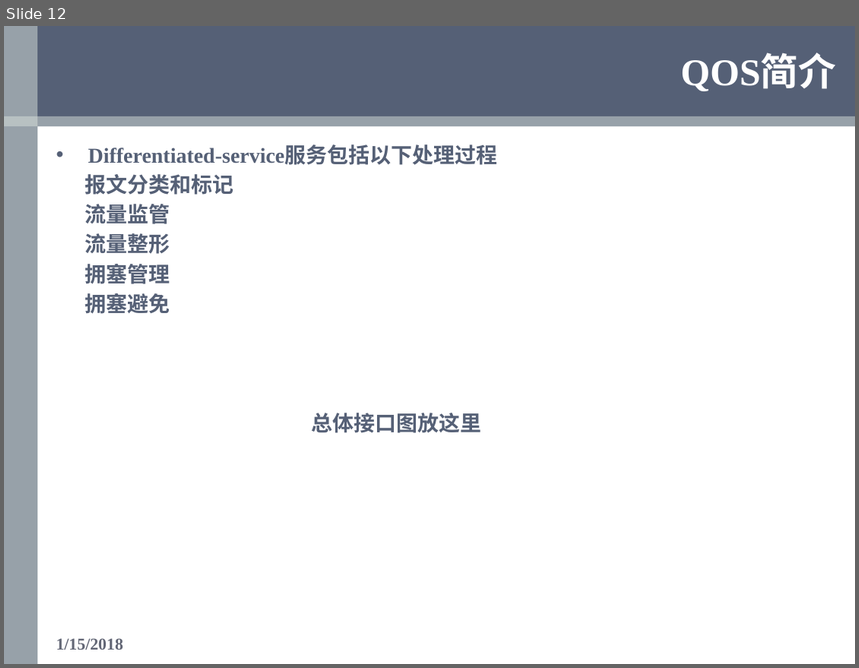
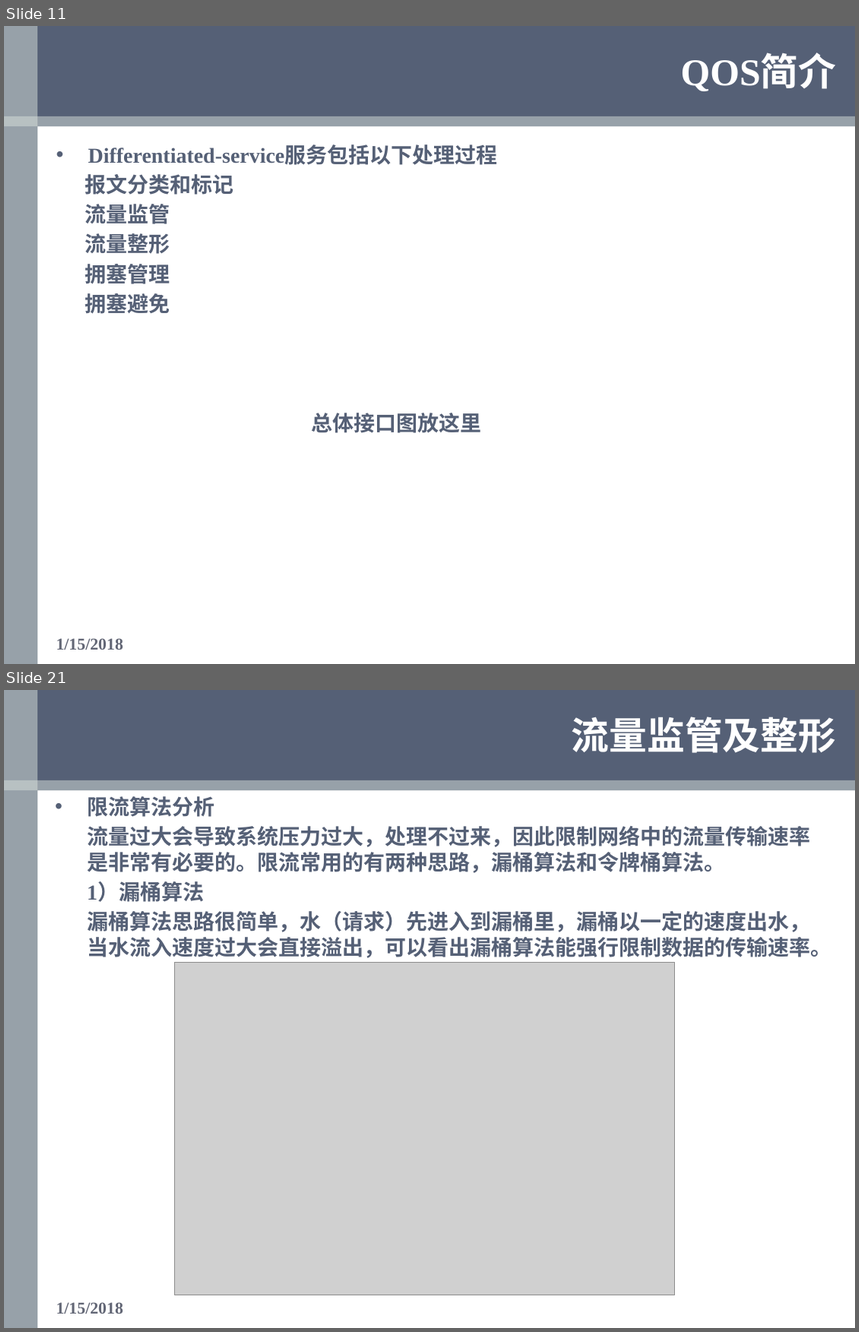
Before and after one commit to OOCC/PlanGIt, a slide deck: Personal/xueyu/Work/银河风云/QOS/QOS学习报告—薛雨.pptx. Shown one above the other, each under a label of ours: slide 12 before the commit, slides 11 and 21 after it; the slides between them are not shown. The pictures are 859x668 and 859x1332 pixels, drawn with LibreOffice and Linux fonts; fonts in the diff are those of the drawing; grey boxes stand for pictures; background and template pictures are left out. Boxes give left, top, right and bottom in pixels: in the first picture for what was removed or moved away, otherwise in the second. Text is boxed around its words. In the diff, an @@ line names an element or a change of style, - is before the commit and + after.

```diff
--- a/Personal/xueyu/Work/银河风云/QOS/QOS学习报告—薛雨.pptx
+++ b/Personal/xueyu/Work/银河风云/QOS/QOS学习报告—薛雨.pptx
@@ slide 21 added at (x1=4, y1=690, x2=855, y2=1328), background #FFFFFF; not listed: 4 template elements that a slide beside it also shows @@
@@ title added at (x1=572, y1=717, x2=837, y2=753), 32 pt, text #FFFFFF, bold @@
+流量监管及整形
@@ text added at (x1=87, y1=796, x2=832, y2=958), 18 pt, text #556076, bold @@
+• 限流算法分析
+流量过大会导致系统压力过大，处理不过来，因此限制网络中的流量传输速率是非常有必要的。限流常用的有两种思路，漏桶算法和令牌桶算法。
+1）漏桶算法
+漏桶算法思路很简单，水（请求）先进入到漏桶里，漏桶以一定的速度出水，当水流入速度过大会直接溢出，可以看出漏桶算法能强行限制数据的传输速率。
@@ picture added at (x1=175, y1=962, x2=676, y2=1296) @@
@@ text added at (x1=56, y1=1303, x2=123, y2=1314), 14 pt, text #626675, bold @@
+1/15/2018
@@ what was slide 12 is now slide 11 @@
```
Also in this commit, not shown: 11 slides changed, 14 other slides added, 28 slides removed.
